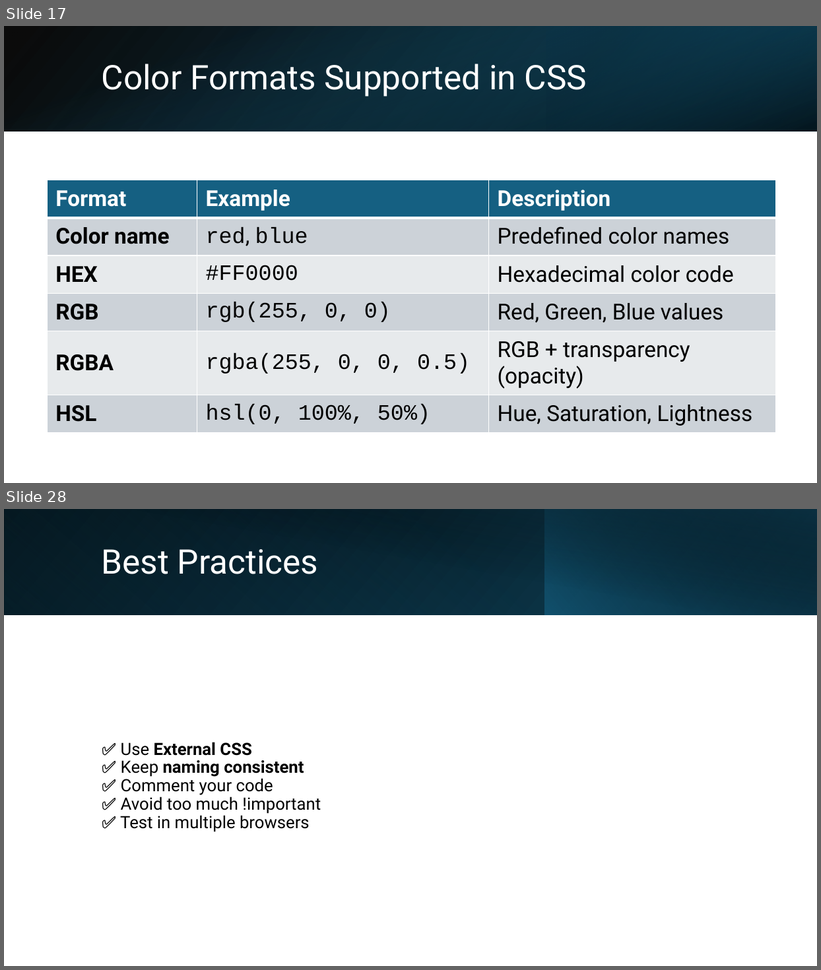
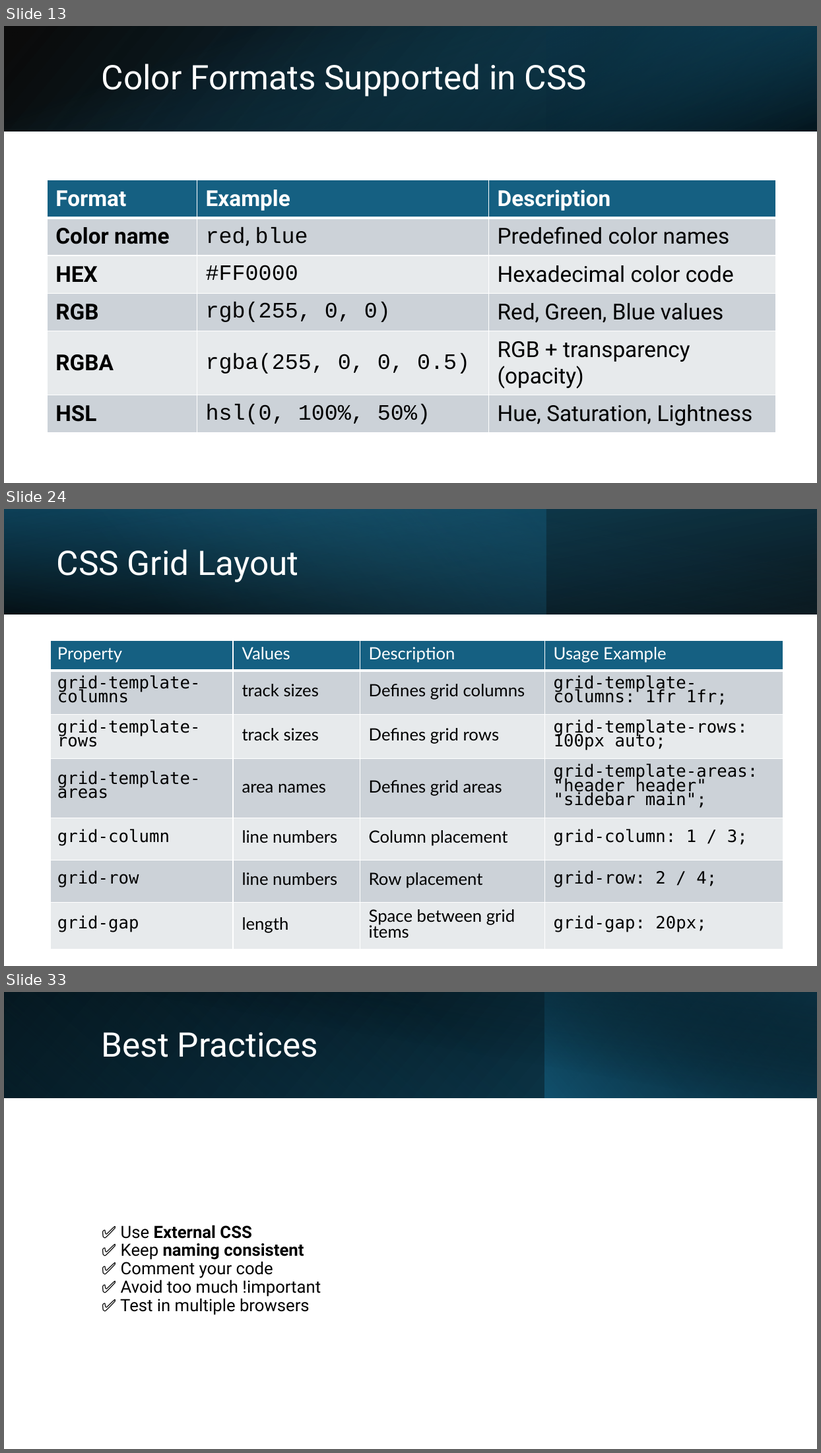
Before and after one commit to mahadi-21/Web-Development, a slide deck: CSS.pptx. Shown one above the other, each under a label of ours: slides 17 and 28 before the commit, slides 13, 24 and 33 after it; the slides between them are not shown. The pictures are 821x970 and 821x1453 pixels, drawn with LibreOffice and Linux fonts; fonts in the diff are those of the drawing. Boxes give left, top, right and bottom in pixels: in the first picture for what was removed or moved away, otherwise in the second. Text is boxed around its words. In the diff, an @@ line names an element or a change of style, - is before the commit and + after.

```diff
--- a/CSS.pptx
+++ b/CSS.pptx
@@ slide 24 added at (4,509,817,966), background #FFFFFF @@
@@ rectangle added at (4,509,817,614), fill gradient #000000 to #104862 @@
@@ rectangle added at (4,509,547,614), fill gradient #156082 to #46B1E1 @@
@@ rectangle added at (4,509,817,614), fill gradient #000000 to #156082 @@
@@ title added at (57,549,298,582), 40 pt, text #FFFFFF @@
+CSS Grid Layout
@@ table added at (51,641,783,950), 7 rows, 4 columns @@
+Property | Values | Description | Usage Example
+grid-template-columns | track sizes | Defines grid columns | grid-template-columns: 1fr 1fr;
+grid-template-rows | track sizes | Defines grid rows | grid-template-rows: 100px auto;
+grid-template-areas | area names | Defines grid areas | grid-template-areas: "header header" "sidebar main";
+grid-column | line numbers | Column placement | grid-column: 1 / 3;
+grid-row | line numbers | Row placement | grid-row: 2 / 4;
+grid-gap | length | Space between grid items | grid-gap: 20px;
@@ what was slide 17 is now slide 13 @@
@@ what was slide 28 is now slide 33 @@
```
Also in this commit, not shown: 7 slides changed, 11 other slides added, 7 slides removed.
